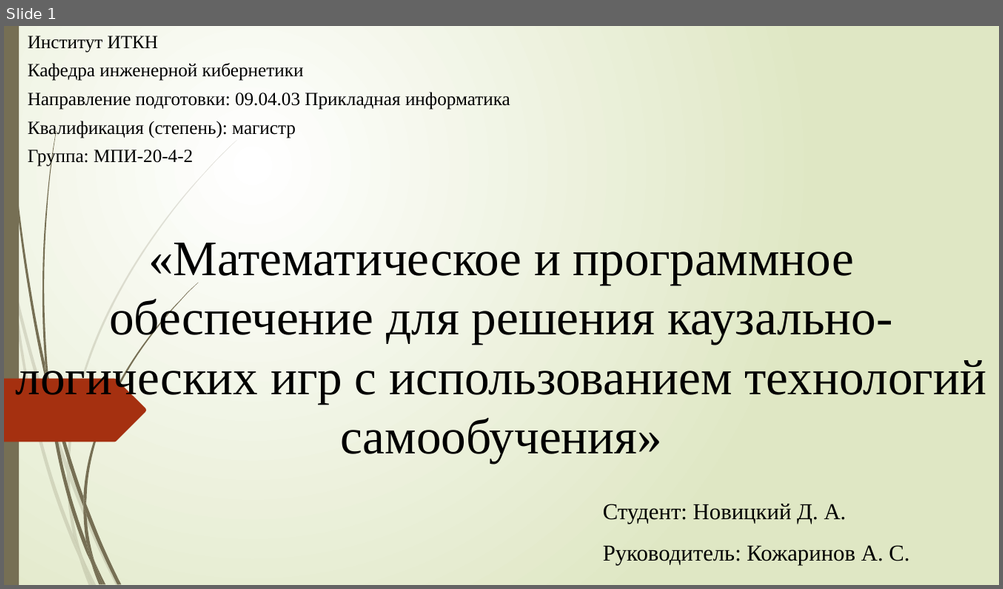
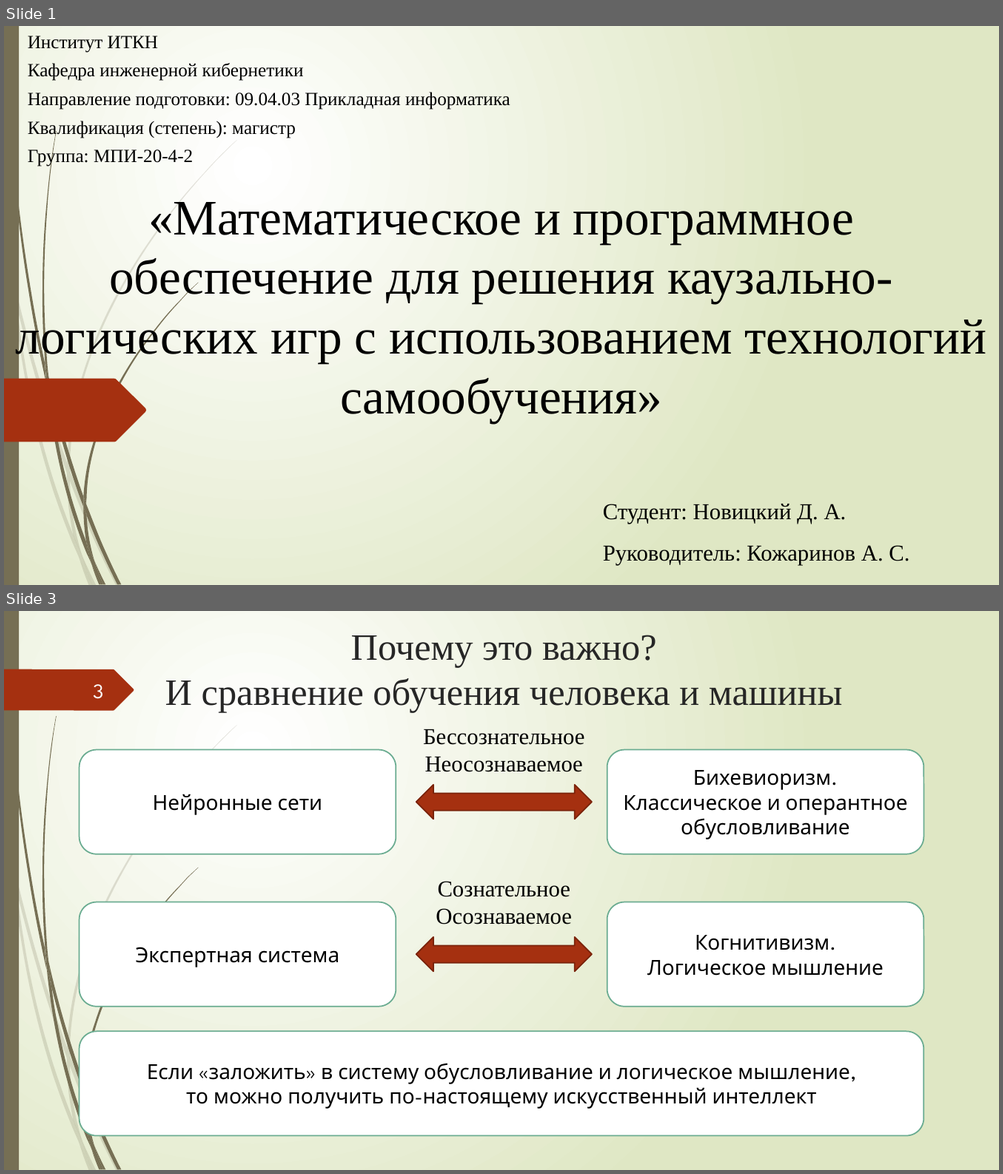
Before and after one commit to xex238/Diploma_2022, a slide deck: docs/Отчёты/ВКР/Новицкий_МПИ-20-4-2_ВКР_Презентация.pptx. Shown one above the other, each under a label of ours: slide 1 before the commit, slides 1 and 3 after it; the slides between them are not shown. The pictures are 1003x589 and 1003x1174 pixels, drawn with LibreOffice and Linux fonts; fonts in the diff are those of the drawing. Boxes give left, top, right and bottom in pixels: in the first picture for what was removed or moved away, otherwise in the second. Text is boxed around its words. In the diff, an @@ line names an element or a change of style, - is before the commit and + after.

```diff
--- a/docs/Отчёты/ВКР/Новицкий_МПИ-20-4-2_ВКР_Презентация.pptx
+++ b/docs/Отчёты/ВКР/Новицкий_МПИ-20-4-2_ВКР_Презентация.pptx
@@ slide 3 added at box(4, 611, 999, 1170), background gradient #FFFFFF to #DFE8C4; not listed: 22 template elements that a slide beside it also shows @@
@@ title added at box(165, 635, 842, 713), 36 pt, text #262626 @@
+Почему это важно?
+И сравнение обучения человека и машины
@@ freeform shape added at box(4, 669, 134, 710), fill #A53010 @@
@@ page number added at box(93, 684, 103, 699), 20 pt, text #FEFFFF @@
+3
@@ text added at box(423, 729, 584, 772), 22 pt, text #000000 @@
+Бессознательное
+Неосознаваемое
@@ rounded rectangle added at box(79, 750, 395, 854), fill #FFFFFF, outline #6AAC91 1.25 pt, 20 pt, text #000000 @@
+Нейронные сети
@@ rounded rectangle added at box(607, 750, 923, 854), fill #FFFFFF, outline #6AAC91 1.25 pt, 20 pt, text #000000 @@
+Бихевиоризм.
+Классическое и оперантное обусловливание
@@ left right arrow added at box(416, 785, 591, 819), fill #A53010, outline #7A240C 1.25 pt @@
@@ text added at box(435, 881, 572, 925), 22 pt, text #000000 @@
+Сознательное
+Осознаваемое
@@ rounded rectangle added at box(79, 902, 395, 1006), fill #FFFFFF, outline #6AAC91 1.25 pt, 20 pt, text #000000 @@
+Экспертная система
@@ rounded rectangle added at box(607, 902, 923, 1006), fill #FFFFFF, outline #6AAC91 1.25 pt, 20 pt, text #000000 @@
+Когнитивизм.
+Логическое мышление
@@ left right arrow added at box(416, 937, 591, 971), fill #A53010, outline #7A240C 1.25 pt @@
@@ rounded rectangle added at box(79, 1032, 924, 1136), fill #FFFFFF, outline #6AAC91 1.25 pt, 20 pt, text #000000 @@
+Если «заложить» в систему обусловливание и логическое мышление,
+то можно получить по-настоящему искусственный интеллект
@@ slide 1 changed as well @@
@@ text "«Математическое и программное обеспечение для ...": place and size @@
-text "«Математическое и программное обеспечение для ..." at box(16, 243, 986, 463)
+text "«Математическое и программное обеспечение для ..." at box(16, 202, 986, 423)
```
Also in this commit, not shown: 2 other slides added, 1 slide removed, 32 other files.
